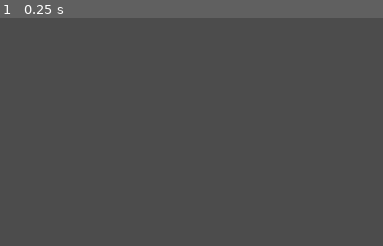
Above: before the commit, frame 1.
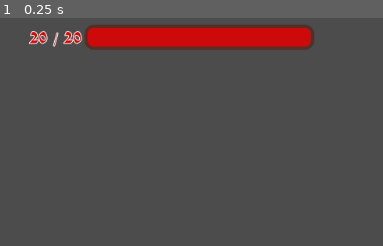
Above: after the commit, the same moment.

Repository: Maaack/Battle-Deck-Energy
Game: Godot game, scene res://Scenes/Main.tscn
The game is run twice, just before and just after one commit, with the same random seed, the same clock (stepped at 60 frames per second) and the same inputs.
Inputs:
- Up to frame 1 (0.25 s): no input
The pictures show only the part of the screen within x 0-50%, y 0-50%; the shares and areas given below are measured in that part.

The runs differ from the first frame. In frame 1, 7.0% of the frame differs, in the area x 7-82%, y 3-15%.

Commit message:
BATL-01: Started on health meter.

Diff:
--- a/Scenes/HUD/HUD.gd
+++ b/Scenes/HUD/HUD.gd
@@ -5,6 +5,7 @@
 onready var discard_pile = $DiscardPile
 onready var hand = $CenterBottom/Hand
 onready var timer = $Timer
+onready var health_meter = $HealthMeter
 
 var starter_deck = preload("res://Resources/DeckSettings/StartingDeck.tres")
 
--- a/Scenes/HUD/HUD.tscn
+++ b/Scenes/HUD/HUD.tscn
@@ -1,10 +1,11 @@
-[gd_scene load_steps=7 format=2]
+[gd_scene load_steps=8 format=2]
 
 [ext_resource path="res://Scenes/HUD/Decks/DrawPile.tscn" type="PackedScene" id=1]
 [ext_resource path="res://Scenes/HUD/HUD.gd" type="Script" id=2]
 [ext_resource path="res://Scenes/HUD/Decks/ExhaustPile.tscn" type="PackedScene" id=3]
 [ext_resource path="res://Scenes/HUD/Decks/DiscardPile.tscn" type="PackedScene" id=4]
 [ext_resource path="res://Scenes/HUD/Buttons/EndTurn/EndTurnButton.tscn" type="PackedScene" id=5]
+[ext_resource path="res://Scenes/HUD/HealthMeter/HealthMeter.tscn" type="PackedScene" id=6]
 [ext_resource path="res://Scenes/HUD/Hand/Hand.tscn" type="PackedScene" id=9]
 
 [node name="HUD" type="Control"]
@@ -13,7 +14,7 @@
 mouse_filter = 1
 script = ExtResource( 2 )
 __meta__ = {
-"_edit_horizontal_guides_": [ 576.437, 440.296, 352.186 ],
+"_edit_horizontal_guides_": [ 576.437, 440.296, 352.186, 24.2419 ],
 "_edit_use_anchors_": false,
 "_edit_vertical_guides_": [ 23.6014, 935.507, 87.8138, 995.97 ]
 }
@@ -59,6 +60,12 @@
 margin_right = -28.5902
 margin_bottom = -25.1985
 
+[node name="HealthMeter" parent="." instance=ExtResource( 6 )]
+margin_left = 23.6014
+margin_top = 24.2419
+margin_right = 423.601
+margin_bottom = 56.2419
+
 [node name="Timer" type="Timer" parent="."]
 one_shot = true
 [connection signal="pressed" from="EndTurnButton" to="." method="_on_EndTurnButton_pressed"]
--- /dev/null
+++ b/Scenes/HUD/HealthMeter/HealthMeter.gd
@@ -0,0 +1,24 @@
+extends Control
+
+
+const LABEL_STR = "%d / %d"
+
+onready var health_label = $HBoxContainer/HealthLabel
+onready var health_bar = $HBoxContainer/HealthBar
+
+var health : int = 20 setget set_health
+var max_health : int = 20 setget set_max_health
+
+func set_health(value:int):
+	health = value
+	_update_meter()
+
+func set_max_health(value:int):
+	max_health = value
+	_update_meter()
+
+func _update_meter():
+	if health >= 0 and max_health >= 0:
+		health_label.text = LABEL_STR % [health, max_health]
+		health_bar.value = health
+		health_bar.max_value = max_health
--- /dev/null
+++ b/Scenes/HUD/HealthMeter/HealthMeter.tscn
@@ -0,0 +1,56 @@
+[gd_scene load_steps=6 format=2]
+
+[ext_resource path="res://Themes/StyleBoxes/EndTurn/EndTurnNormalStyleBox.tres" type="StyleBox" id=1]
+[ext_resource path="res://Themes/Meters.tres" type="Theme" id=2]
+[ext_resource path="res://Themes/StyleBoxes/Meters/HealthMeterStyleBox.tres" type="StyleBox" id=3]
+[ext_resource path="res://Themes/Fonts/morris_roman_24_outline_1.tres" type="DynamicFont" id=4]
+[ext_resource path="res://Scenes/HUD/HealthMeter/HealthMeter.gd" type="Script" id=5]
+
+[node name="HealthMeter" type="Control"]
+margin_right = 400.0
+margin_bottom = 25.0
+rect_min_size = Vector2( 400, 32 )
+theme = ExtResource( 2 )
+script = ExtResource( 5 )
+__meta__ = {
+"_edit_use_anchors_": false
+}
+
+[node name="HBoxContainer" type="HBoxContainer" parent="."]
+anchor_right = 1.0
+anchor_bottom = 1.0
+__meta__ = {
+"_edit_use_anchors_": false
+}
+
+[node name="TextureRect" type="TextureRect" parent="HBoxContainer"]
+margin_right = 32.0
+margin_bottom = 32.0
+rect_min_size = Vector2( 32, 32 )
+
+[node name="HealthLabel" type="Label" parent="HBoxContainer"]
+margin_left = 36.0
+margin_right = 102.0
+margin_bottom = 32.0
+size_flags_vertical = 1
+custom_fonts/font = ExtResource( 4 )
+custom_colors/font_color = Color( 0.803922, 0.0392157, 0.0392157, 1 )
+text = "20 / 20"
+valign = 1
+
+[node name="HealthBar" type="ProgressBar" parent="HBoxContainer"]
+margin_left = 106.0
+margin_right = 400.0
+margin_bottom = 32.0
+size_flags_horizontal = 3
+size_flags_vertical = 1
+custom_styles/fg = ExtResource( 3 )
+custom_styles/bg = ExtResource( 1 )
+max_value = 20.0
+step = 1.0
+value = 20.0
+rounded = true
+percent_visible = false
+__meta__ = {
+"_edit_use_anchors_": false
+}
--- /dev/null
+++ b/Themes/Fonts/morris_roman_24_outline_1.tres
@@ -0,0 +1,9 @@
+[gd_resource type="DynamicFont" load_steps=2 format=2]
+
+[ext_resource path="res://Assets/Sourced/Fonts/morris-roman/MorrisRoman-Black.ttf" type="DynamicFontData" id=1]
+
+[resource]
+size = 24
+outline_size = 1
+extra_spacing_top = 6
+font_data = ExtResource( 1 )
--- /dev/null
+++ b/Themes/Meters.tres
@@ -0,0 +1,8 @@
+[gd_resource type="Theme" load_steps=3 format=2]
+
+[ext_resource path="res://Themes/StyleBoxes/GrayStyleBox.tres" type="StyleBox" id=1]
+[ext_resource path="res://Themes/Fonts/markazi_text_20pt.tres" type="DynamicFont" id=2]
+
+[resource]
+default_font = ExtResource( 2 )
+Panel/styles/panel = ExtResource( 1 )
--- /dev/null
+++ b/Themes/StyleBoxes/Meters/HealthMeterStyleBox.tres
@@ -0,0 +1,13 @@
+[gd_resource type="StyleBoxFlat" format=2]
+
+[resource]
+bg_color = Color( 0.803922, 0.0392157, 0.0392157, 1 )
+border_width_left = 4
+border_width_top = 4
+border_width_right = 4
+border_width_bottom = 4
+border_color = Color( 0.803922, 0.0392157, 0.0392157, 0 )
+corner_radius_top_left = 12
+corner_radius_top_right = 12
+corner_radius_bottom_right = 12
+corner_radius_bottom_left = 12
